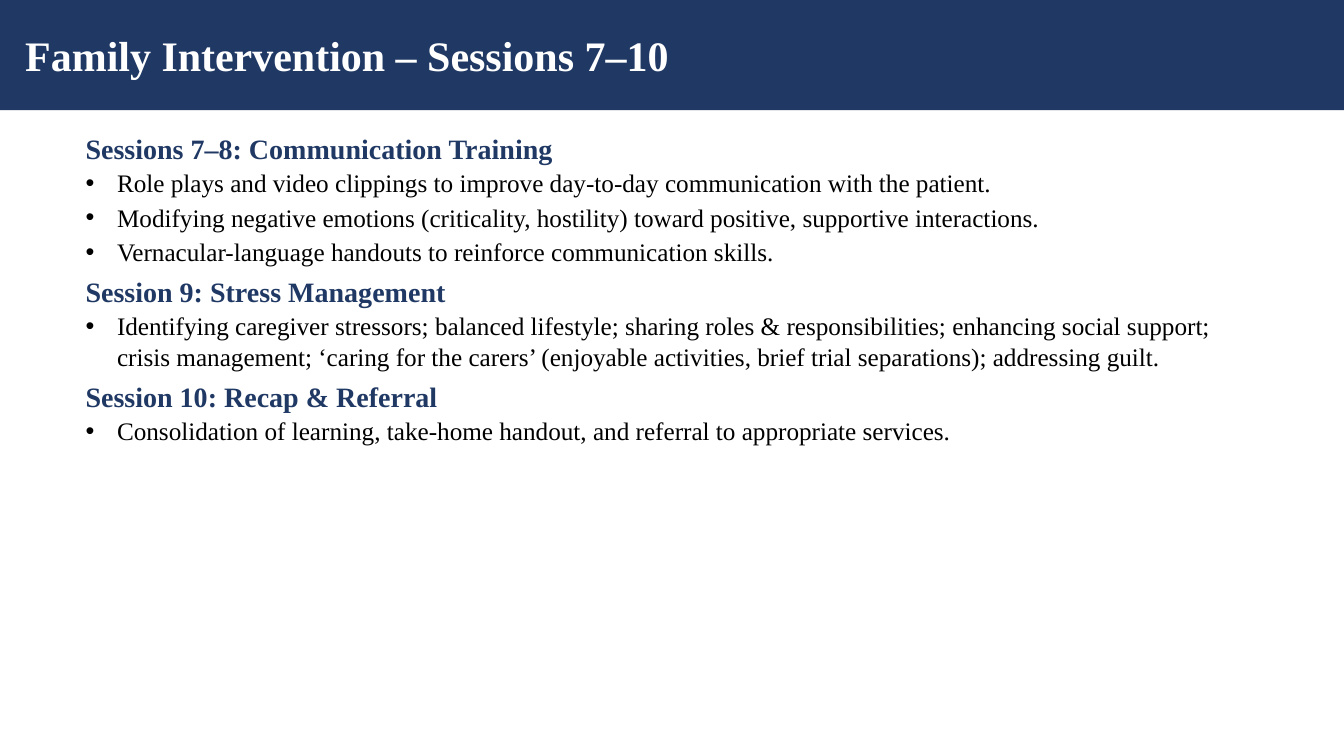
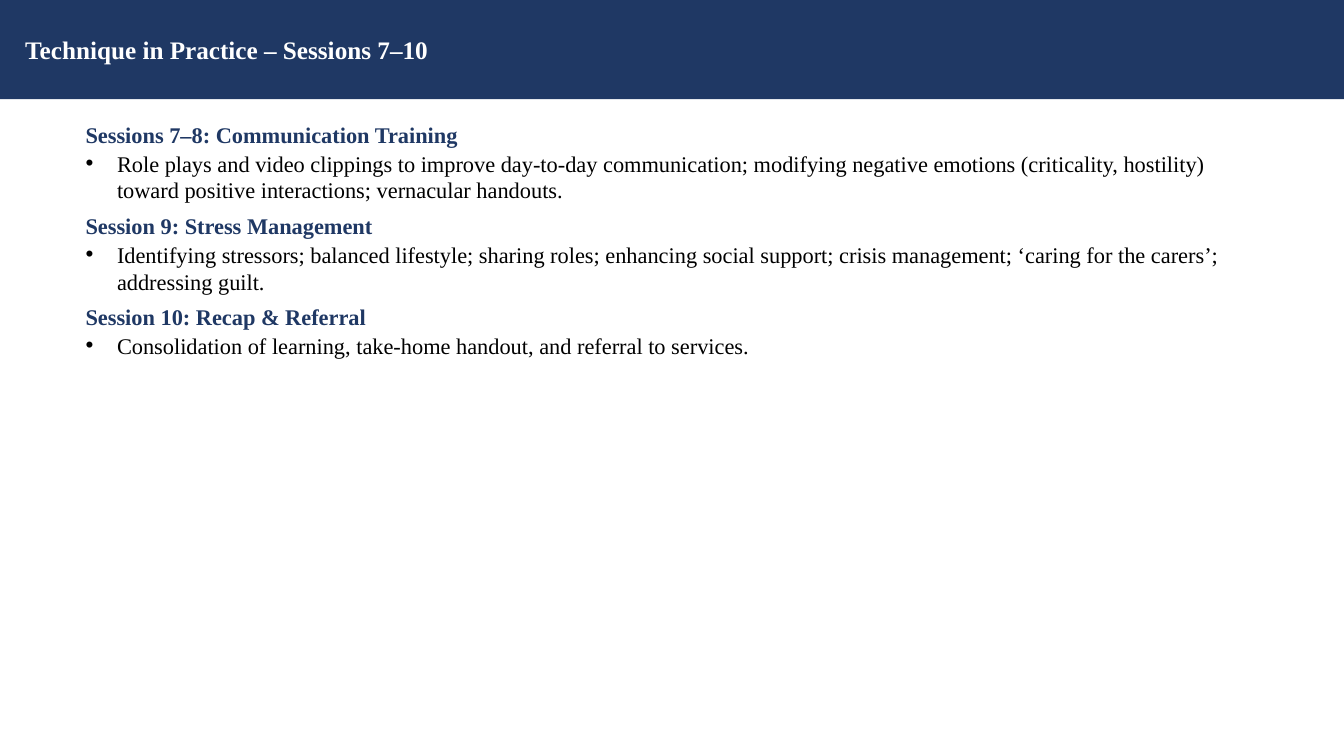
Before and after one commit to tejasdangodra786-byte/Dango-kiro, a slide deck: slide 19 of Family_Intervention_EE_Schizophrenia_JournalClub.pptx (slide 17 before the commit). Drawn at 1344x756 pixels with LibreOffice and Linux fonts; fonts in the diff are those of the drawing. Boxes give left, top, right and bottom in pixels: in the first picture for what was removed or moved away, otherwise in the second. Text is boxed around its words. In the diff, an @@ line names an element or a change of style, - is before the commit and + after.

Commit message:
Revise presentation: fonts 16/18pt, journal name on title slide, inline sources on intro/definitions, single aim/objective/hypothesis, new technique-explainer slide, and Critical Reflection slide

```diff
--- a/Family_Intervention_EE_Schizophrenia_JournalClub.pptx
+++ b/Family_Intervention_EE_Schizophrenia_JournalClub.pptx
@@ rectangle "Technique in Practice – Sessions ..." resized from (x1=0, y1=0, x2=1344, y2=110) to (x1=0, y1=0, x2=1344, y2=99) @@
@@ text in rectangle at (x1=25, y1=41, x2=427, y2=65): text changed; size 30 to 18 pt @@
-Family Intervention – Sessions 7–10
+Technique in Practice – Sessions 7–10
@@ text "Sessions 7–8: Communication Training" moved from (x1=86, y1=139, x2=1210, y2=446) to (x1=86, y1=127, x2=1218, y2=359) @@
@@ text at (x1=86, y1=127, x2=458, y2=330): size 20 to 16 pt in "Sessions 7–8: Communication Training", "Session 9: Stress Management", "Session 10: Recap & Referral" @@
@@ text at (x1=117, y1=156, x2=1205, y2=203): text changed; size 18 to 16 pt @@
-• Role plays and video clippings to improve day-to-day communication with the patient.
-• Modifying negative emotions (criticality, hostility) toward positive, supportive interactions.
-• Vernacular-language handouts to reinforce communication skills.
+• Role plays and video clippings to improve day-to-day communication; modifying negative emotions (criticality, hostility) toward positive interactions; vernacular handouts.
@@ text at (x1=117, y1=247, x2=1218, y2=295): text changed; size 18 to 16 pt @@
-• Identifying caregiver stressors; balanced lifestyle; sharing roles & responsibilities; enhancing social support; crisis management; ‘caring for the carers’ (enjoyable activities, brief trial separations); addressing guilt.
+• Identifying stressors; balanced lifestyle; sharing roles; enhancing social support; crisis management; ‘caring for the carers’; addressing guilt.
@@ text at (x1=117, y1=338, x2=748, y2=359): text changed; size 18 to 16 pt @@
-• Consolidation of learning, take-home handout, and referral to appropriate services.
+• Consolidation of learning, take-home handout, and referral to services.
```
Also in this commit, not shown: 26 other slides changed, 4 slides added, 1 slide removed.
